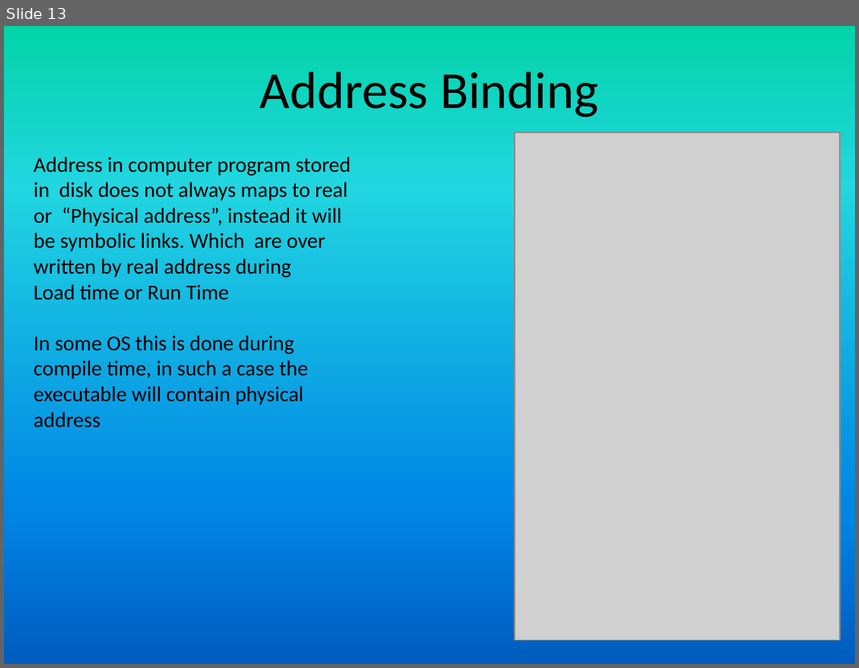
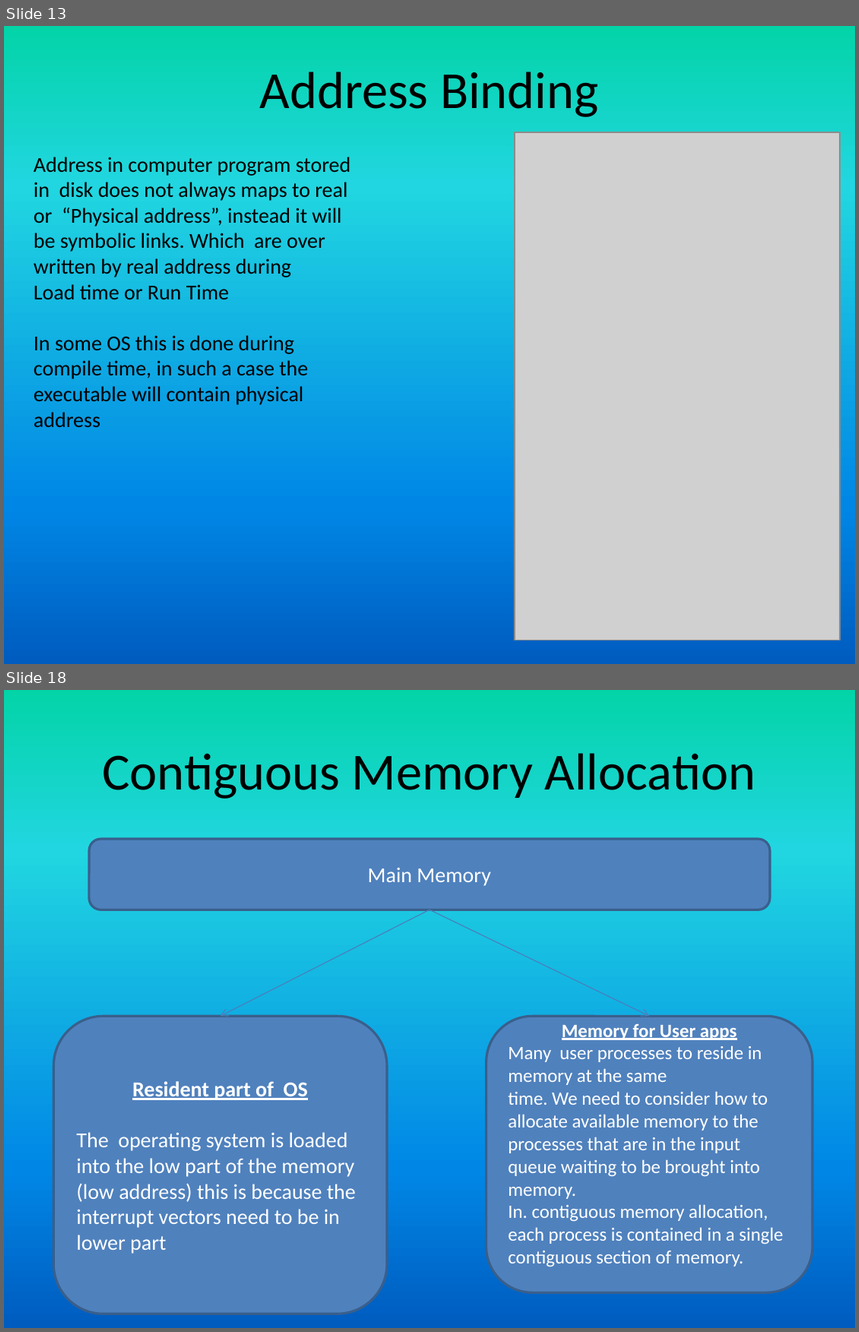
Before and after one commit to girishsukukumar/RTOS, a slide deck: RTOS-15-Memory_management.pptx. Shown one above the other, each under a label of ours: slide 13 before the commit, slides 13 and 18 after it; the slides between them are not shown. The pictures are 859x668 and 859x1332 pixels, drawn with LibreOffice and Linux fonts; fonts in the diff are those of the drawing; grey boxes stand for pictures. Boxes give left, top, right and bottom in pixels: in the first picture for what was removed or moved away, otherwise in the second. Text is boxed around its words. In the diff, an @@ line names an element or a change of style, - is before the commit and + after.

```diff
--- a/RTOS-15-Memory_management.pptx
+++ b/RTOS-15-Memory_management.pptx
@@ slide 18 added at bbox=[4, 690, 855, 1328], background gradient #03D4A8 to #21D6E0 to #0087E6 to #005CBF @@
@@ title added at bbox=[102, 753, 756, 799], 44 pt, text #000000 @@
+Contiguous Memory Allocation
@@ rounded rectangle added at bbox=[89, 839, 770, 910], fill #4F81BD, outline #3A5F8C 2 pt, 18 pt, text #FFFFFF @@
+Main Memory
@@ arrow added from (430, 910) to (220, 1016), #4B7EBC 0.75 pt @@
@@ arrow added from (430, 910) to (649, 1016), #4B7EBC 0.75 pt @@
@@ rounded rectangle added at bbox=[53, 1016, 387, 1314], fill #4F81BD, outline #3A5F8C 2 pt, 18 pt, text #FFFFFF @@
+Resident part of OS
+The operating system is loaded into the low part of the memory (low address) this is because the interrupt vectors need to be in lower part
@@ rounded rectangle added at bbox=[487, 1016, 813, 1293], fill #4F81BD, outline #3A5F8C 2 pt, 16 pt, text #FFFFFF @@
+Memory for User apps
+Many user processes to reside in memory at the same
+time. We need to consider how to allocate available memory to the processes that are in the input queue waiting to be brought into memory.
+In. contiguous memory allocation, each process is contained in a single
+contiguous section of memory.
```
Also in this commit, not shown: 4 slides changed, 10 other slides added, 1 other file.
